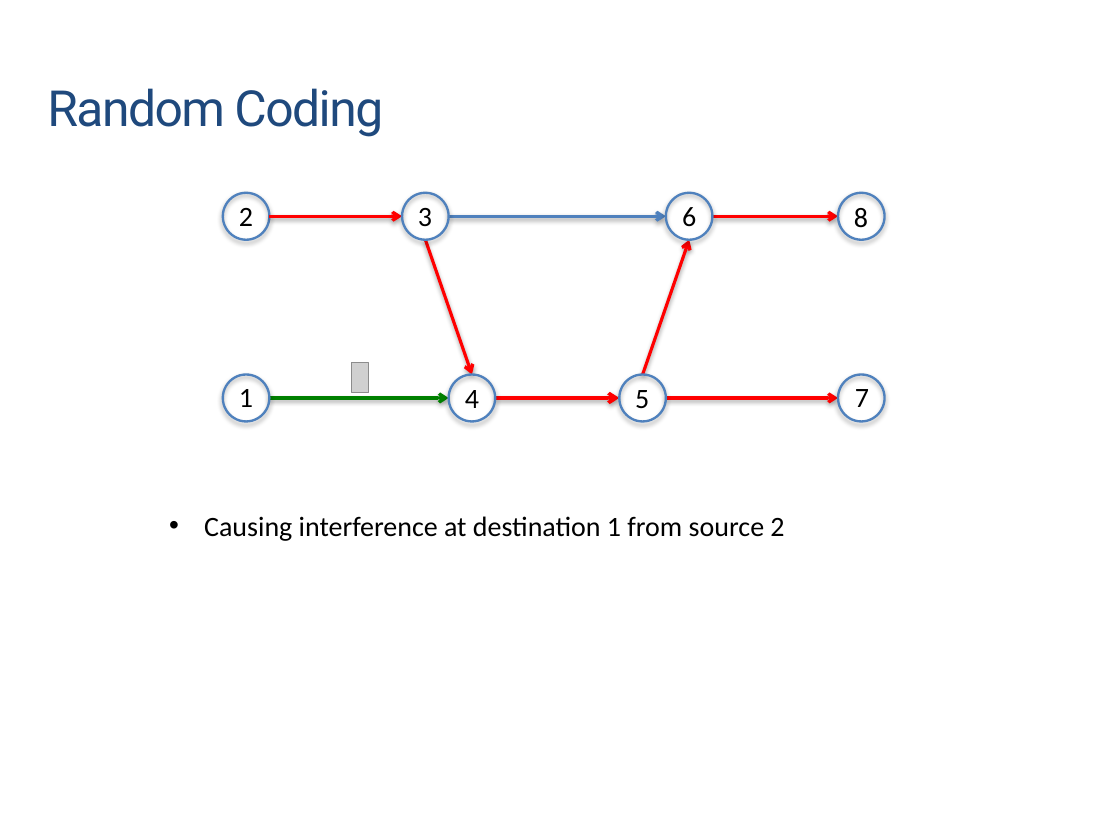
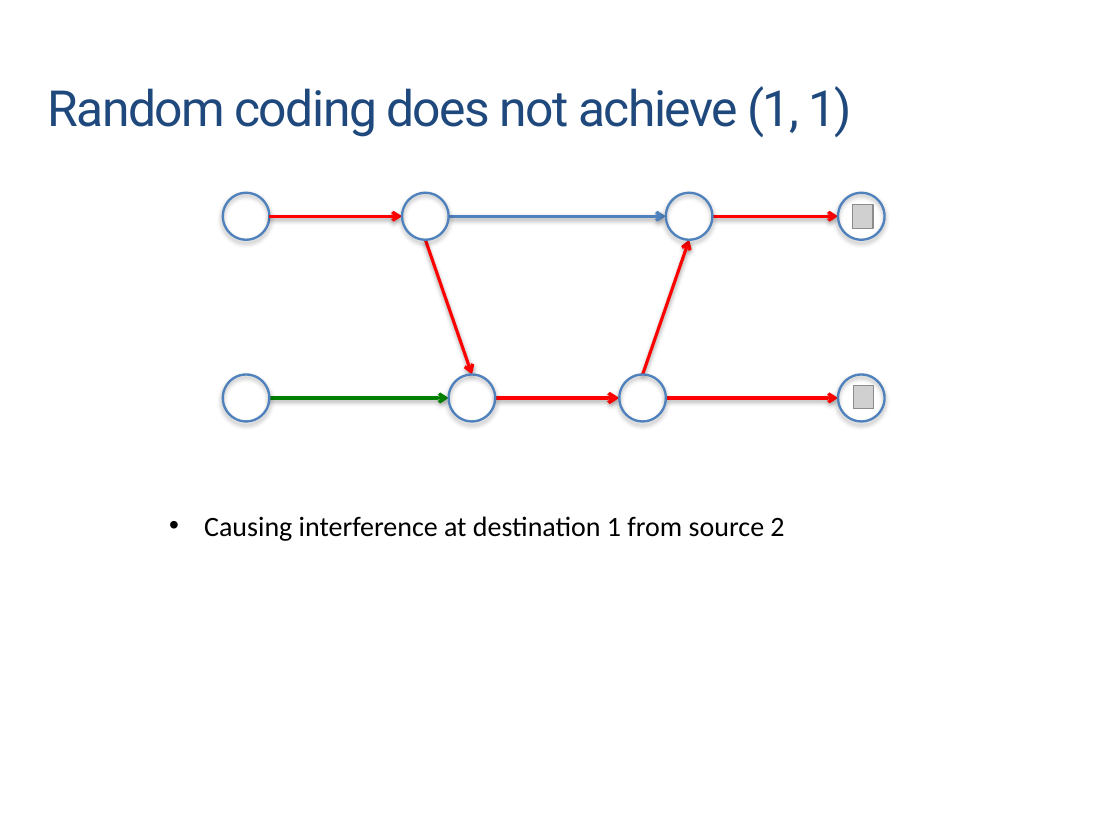
Before and after one commit to weifei/tuz, a slide deck: slide 6 of ExampleSlides.pptx (slide 3 before the commit). Drawn at 1120x840 pixels with LibreOffice and Linux fonts; fonts in the diff are those of the drawing; grey boxes stand for pictures; background and template pictures are left out. Boxes give left, top, right and bottom in pixels: in the first picture for what was removed or moved away, otherwise in the second. Text is boxed around its words. In the diff, an @@ line names an element or a change of style, - is before the commit and + after.

```diff
--- a/ExampleSlides.pptx
+++ b/ExampleSlides.pptx
@@ text at <box>47,86,852,137</box>: text changed @@
-Random Coding
+Random coding does not achieve (1, 1)
@@ picture added at <box>852,205,872,228</box> @@
@@ group removed at <box>239,207,869,408</box>: 8 texts, 1 picture @@
-2
-1
-3
-4
-6
-5
-7
-8
@@ picture added at <box>853,385,874,409</box> @@
```
Also in this commit, not shown: 20 other slides changed, 7 slides added, 2 slides removed, 2 other files.
